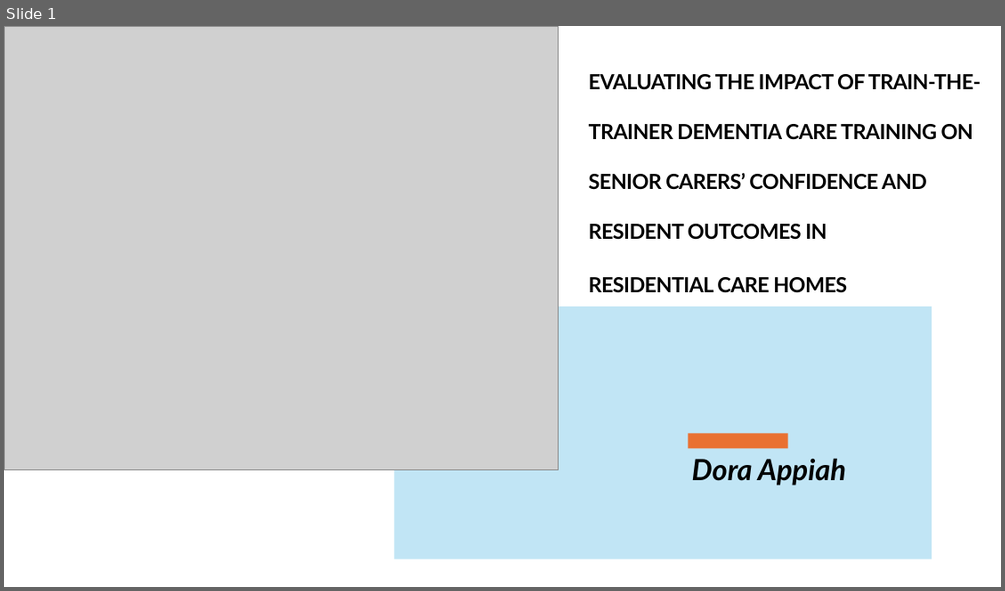
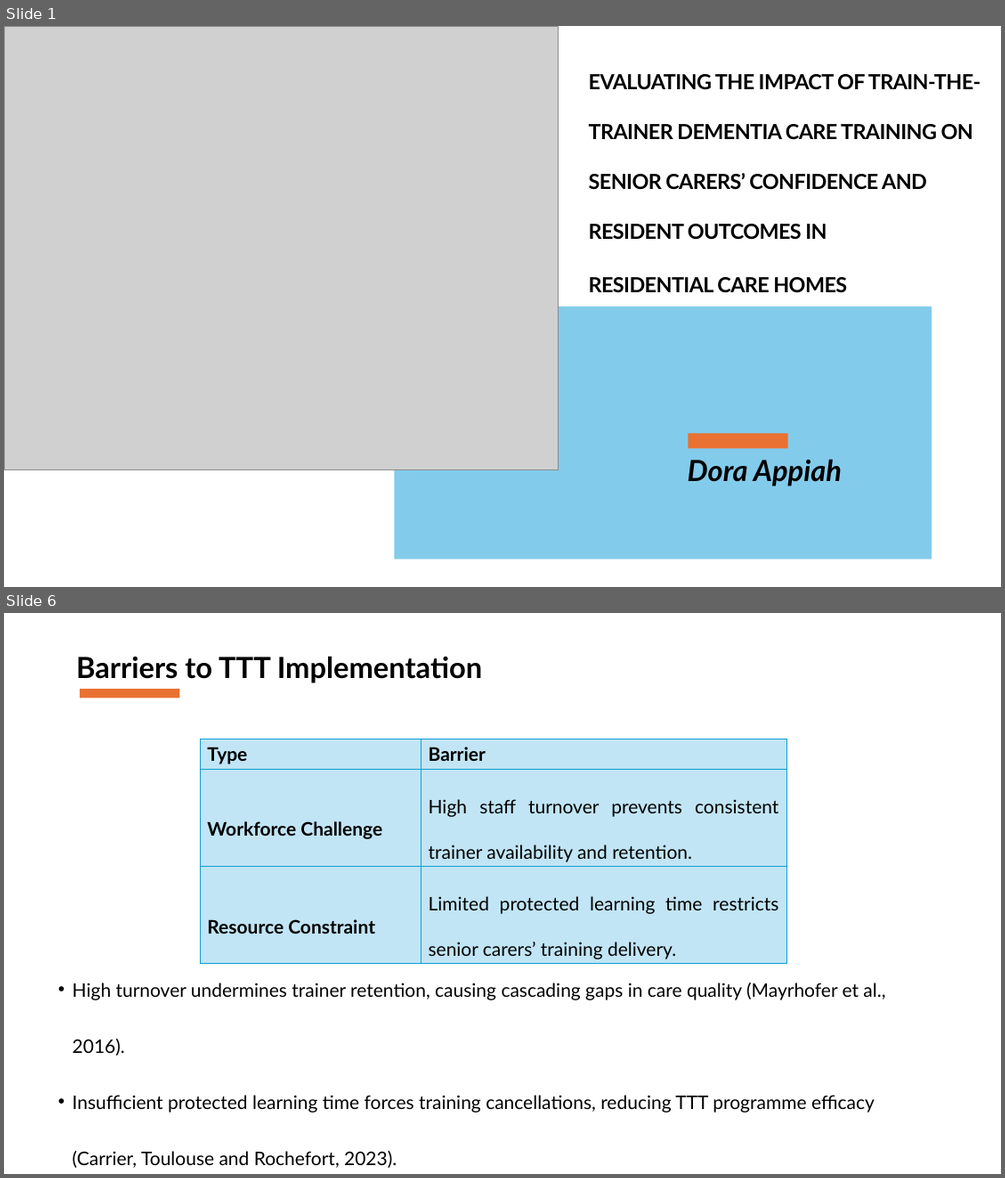
Before and after one commit to Gbekoilias/M-618-4171-HSC, a slide deck: Deliverables/Task 3.pptx. Shown one above the other, each under a label of ours: slide 1 before the commit, slides 1 and 6 after it; the slides between them are not shown. The pictures are 1005x591 and 1005x1178 pixels, drawn with LibreOffice and Linux fonts; fonts in the diff are those of the drawing; grey boxes stand for pictures. Boxes give left, top, right and bottom in pixels: in the first picture for what was removed or moved away, otherwise in the second. Text is boxed around its words. In the diff, an @@ line names an element or a change of style, - is before the commit and + after.

```diff
--- a/Deliverables/Task 3.pptx
+++ b/Deliverables/Task 3.pptx
@@ slide 6 added at (x1=4, y1=613, x2=1001, y2=1174), background #FFFFFF @@
@@ text added at (x1=76, y1=656, x2=482, y2=683), 28 pt, text #000000, bold @@
+Barriers to TTT Implementation
@@ rectangle added at (x1=80, y1=689, x2=179, y2=698), fill #E97132 @@
@@ table added at (x1=200, y1=739, x2=786, y2=963), 3 rows, 2 columns @@
+Type | Barrier
+Workforce Challenge | High staff turnover prevents consistent trainer availability and retention.
+Resource Constraint | Limited protected learning time restricts senior carers’ training delivery.
@@ text added at (x1=73, y1=982, x2=885, y2=1167), 18 pt, text #000000 @@
+• High turnover undermines trainer retention, causing cascading gaps in care quality (Mayrhofer et al., 2016).
+• Insufficient protected learning time forces training cancellations, reducing TTT programme efficacy (Carrier, Toulouse and Rochefort, 2023).
@@ slide 1 changed as well @@
@@ rectangle at (x1=395, y1=306, x2=932, y2=559): fill #C1E5F5 to #83CBEB @@
@@ text "Dora Appiah" moved from (x1=692, y1=458, x2=846, y2=485) to (x1=688, y1=459, x2=841, y2=486) @@
```
Also in this commit, not shown: 7 other slides added, 3 other files.
